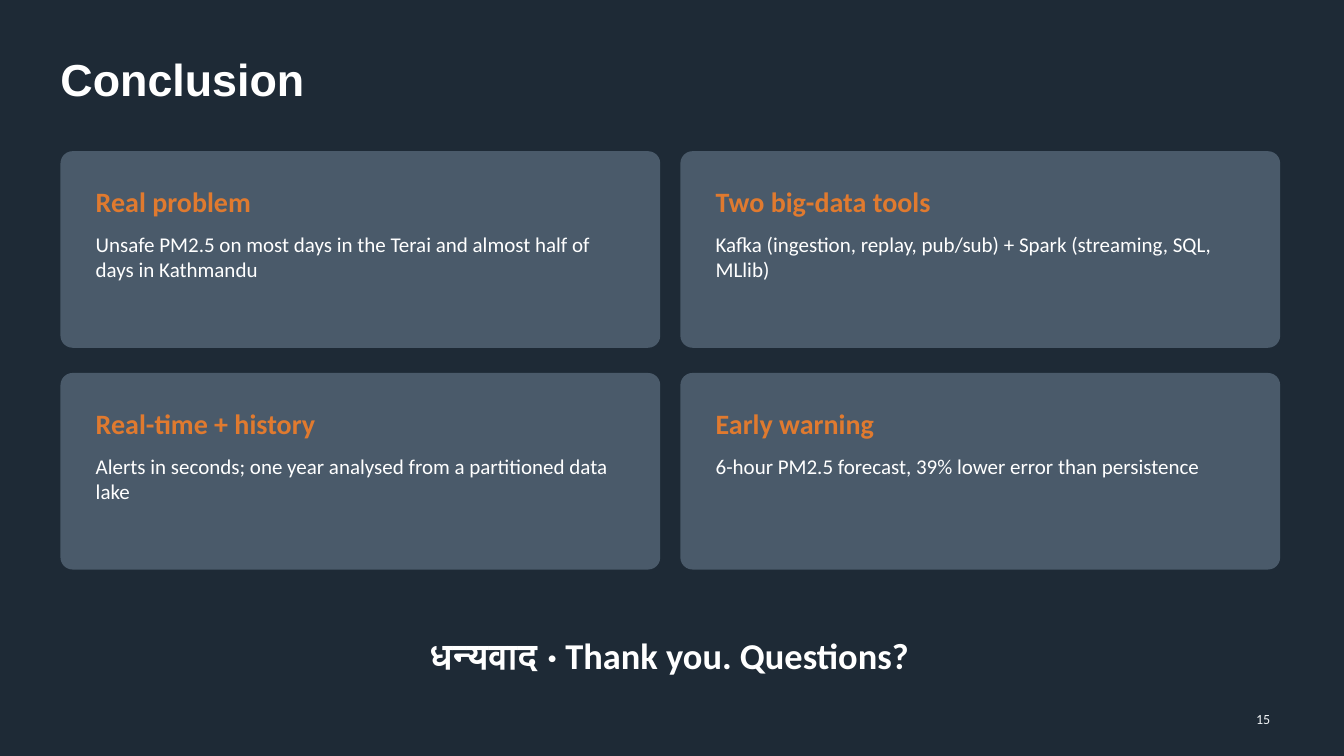
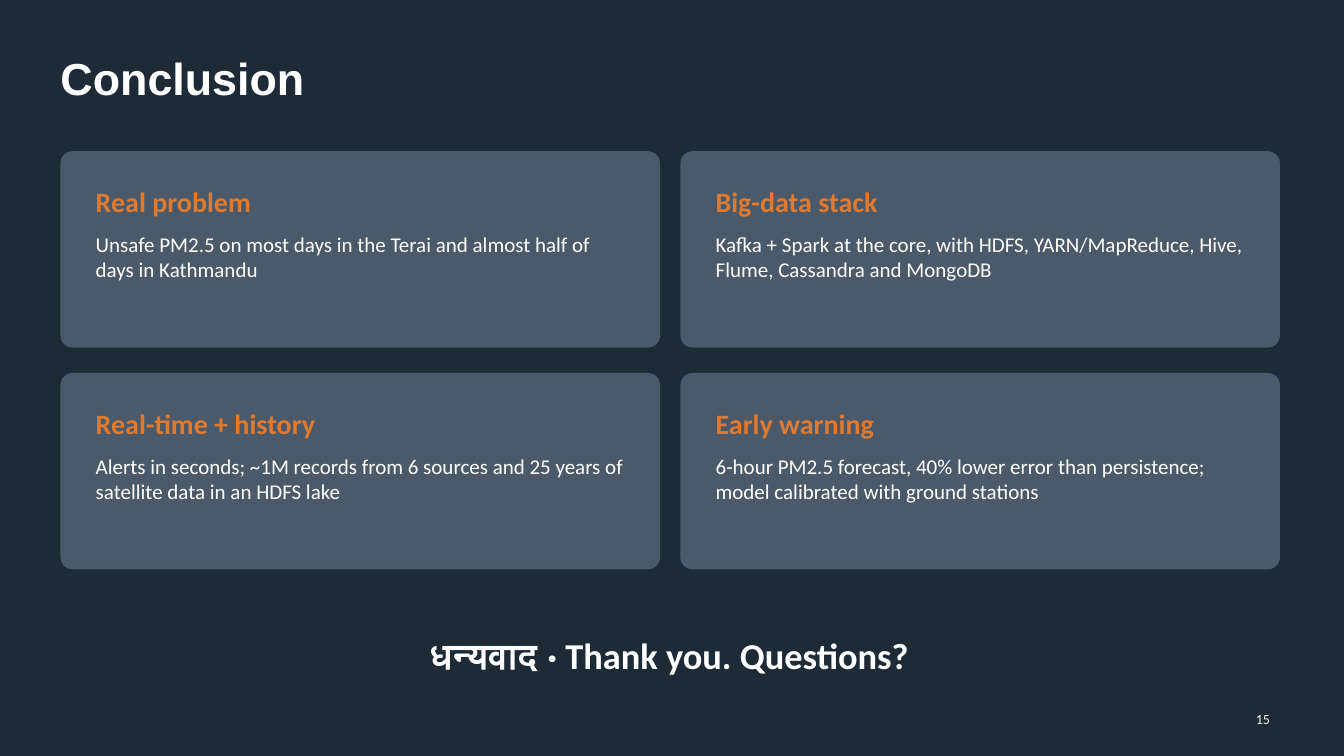
Before and after one commit to St-Luciferr/NepAirWatch, a slide deck: slide 15 of docs/NepAirWatch_Presentation.pptx. Drawn at 1344x756 pixels with LibreOffice and Linux fonts; fonts in the diff are those of the drawing. Boxes give left, top, right and bottom in pixels: in the first picture for what was removed or moved away, otherwise in the second. Text is boxed around its words. In the diff, an @@ line names an element or a change of style, - is before the commit and + after.

Commit message:
docs: update report and presentation for the v2 platform
- Report rewritten for the Lambda architecture: six sources, HDFS, Flume,
  Cassandra, Hive, MapReduce, methodology, model evaluation and v2 results
- New figures: CAMS bias per station, calibration scatter, 25-year AOD trend
- Deck: data sources, architecture, components, storage, streaming, results,
  demo and conclusion slides updated with the latest run

```diff
--- a/docs/NepAirWatch_Presentation.pptx
+++ b/docs/NepAirWatch_Presentation.pptx
@@ text at bbox=[716, 192, 877, 217]: text changed @@
-Two big-data tools
+Big-data stack
@@ text at bbox=[716, 237, 1242, 281]: text changed @@
-Kafka (ingestion, replay, pub/sub) + Spark (streaming, SQL, MLlib)
+Kafka + Spark at the core, with HDFS, YARN/MapReduce, Hive, Flume, Cassandra and MongoDB
@@ text at bbox=[96, 459, 622, 499]: text changed @@
-Alerts in seconds; one year analysed from a partitioned data lake
+Alerts in seconds; ~1M records from 6 sources and 25 years of satellite data in an HDFS lake
@@ text at bbox=[716, 459, 1205, 503]: text changed @@
-6-hour PM2.5 forecast, 39% lower error than persistence
+6-hour PM2.5 forecast, 40% lower error than persistence; model calibrated with ground stations
```
Also in this commit, not shown: 9 other slides changed, 3 slides added, 3 slides removed, 14 other files.
